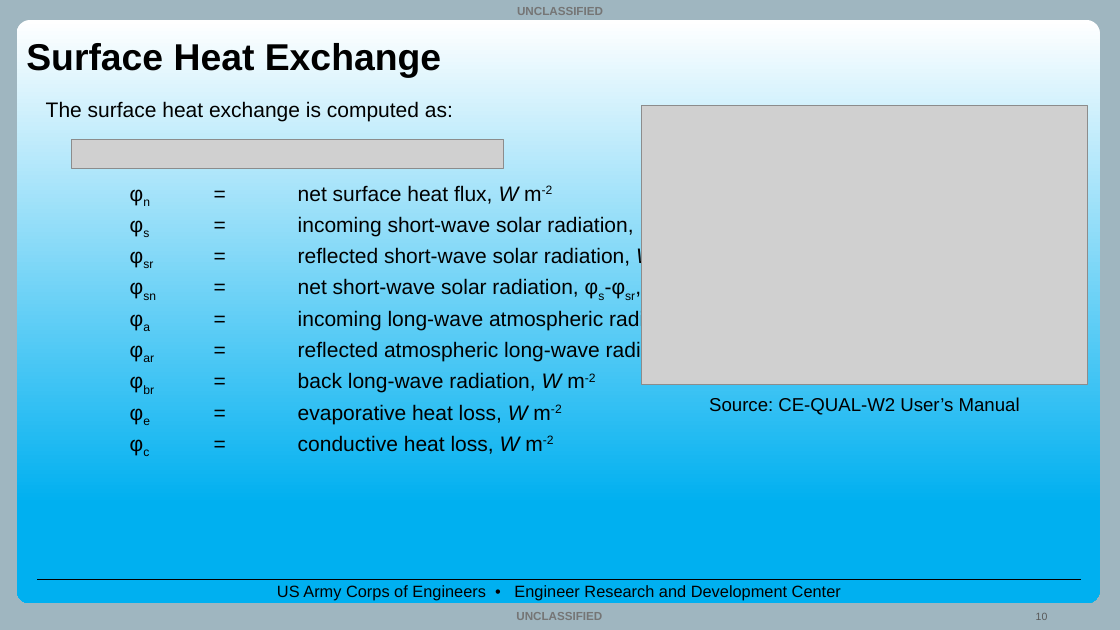
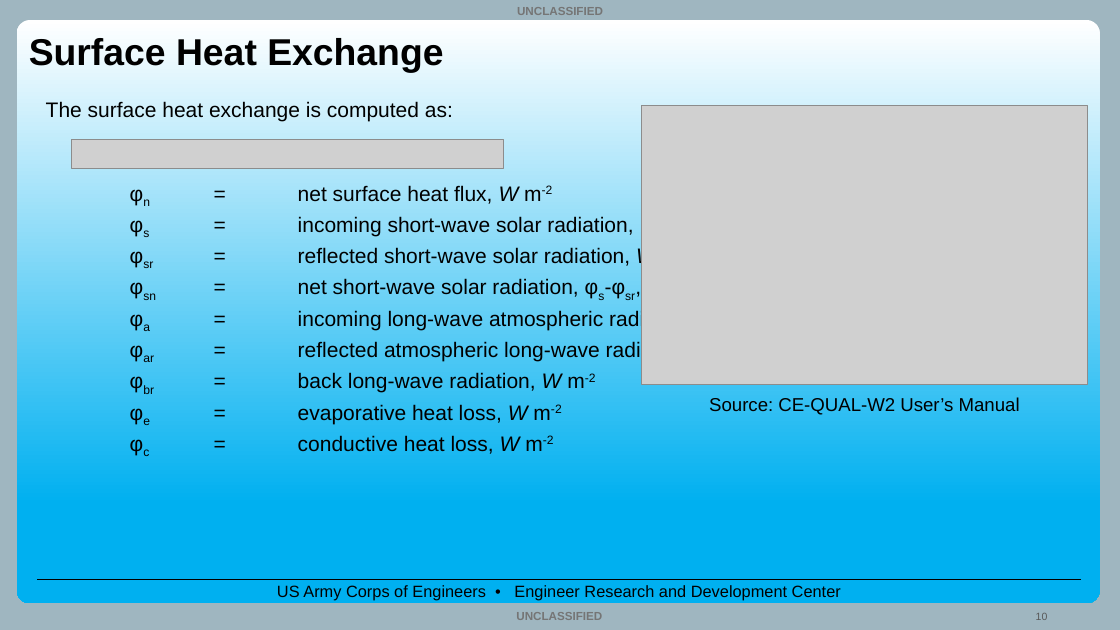
Before and after one commit to EcohydrologyTeam/CE-QUAL-W2-Workshop-2025, a slide deck: slide 10 of Lectures/1.04_Lecture_Water_Temperature_Modeling_Sep2025_TS.pptx. Drawn at 1120x630 pixels with LibreOffice and Linux fonts; fonts in the diff are those of the drawing; grey boxes stand for pictures; background and template pictures are left out. Boxes give left, top, right and bottom in pixels: in the first picture for what was removed or moved away, otherwise in the second. Text is boxed around its words. In the diff, an @@ line names an element or a change of style, - is before the commit and + after.

```diff
--- a/Lectures/1.04_Lecture_Water_Temperature_Modeling_Sep2025_TS.pptx
+++ b/Lectures/1.04_Lecture_Water_Temperature_Modeling_Sep2025_TS.pptx
@@ title "Surface Heat Exchange" moved from (x1=26, y1=43, x2=441, y2=77) to (x1=29, y1=38, x2=443, y2=73) @@
```
Also in this commit, not shown: 17 other slides changed.
